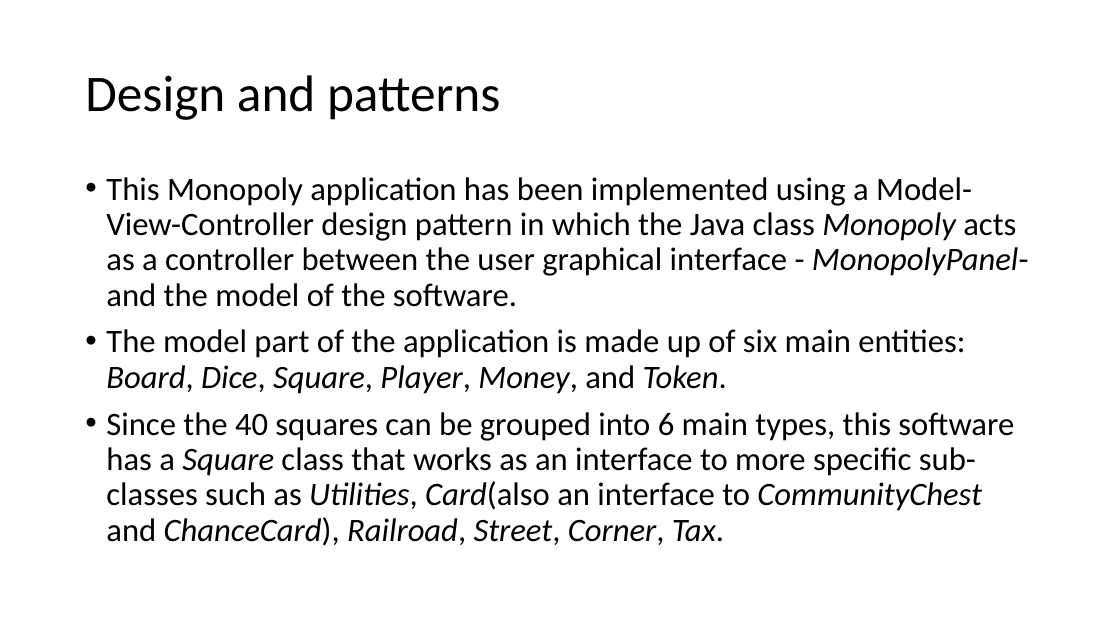
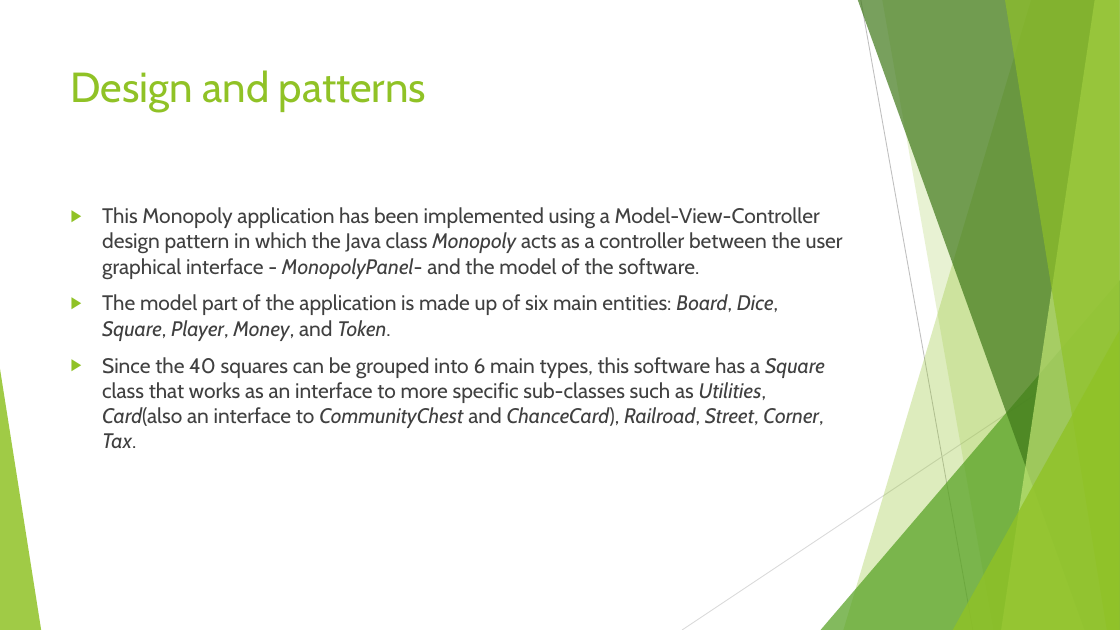
Before and after one commit to sahandri/Monopoly-Game-T11, a slide deck: slide 2 of Monopoly.pptx. Drawn at 1120x630 pixels with LibreOffice and Linux fonts; fonts in the diff are those of the drawing. Boxes give left, top, right and bottom in pixels: in the first picture for what was removed or moved away, otherwise in the second. Text is boxed around its words. In the diff, an @@ line names an element or a change of style, - is before the commit and + after.

```diff
--- a/Monopoly.pptx
+++ b/Monopoly.pptx
@@ title "Design and patterns": place and size @@
-title "Design and patterns" at <box>85,75,500,120</box>
+title "Design and patterns" at <box>71,70,426,112</box>
@@ title "Design and patterns" at <box>71,70,426,112</box>: size 44 to 36 pt, font Calibri to Cabin, text colour #000000 to #90C226; line spacing 0.9 to 1; vertical alignment middle to top @@
@@ text "This Monopoly application has been ...": place and size @@
-text "This Monopoly application has been ..." at <box>106,177,1029,546</box>
+text "This Monopoly application has been ..." at <box>102,207,843,448</box>
@@ text "This Monopoly application has been ..." at <box>102,207,843,448</box>: size 28 to 18 pt, font Calibri to Cabin, text colour #000000 to #404040; bullet • to ▶; line spacing 0.9 to 1 @@
@@ group added at <box>0,0,1120,630</box>: 5 freeform shapes, 3 triangles, 2 lines @@
```
Also in this commit, not shown: 1 other slide changed, 1 slide added, 1 slide removed.
